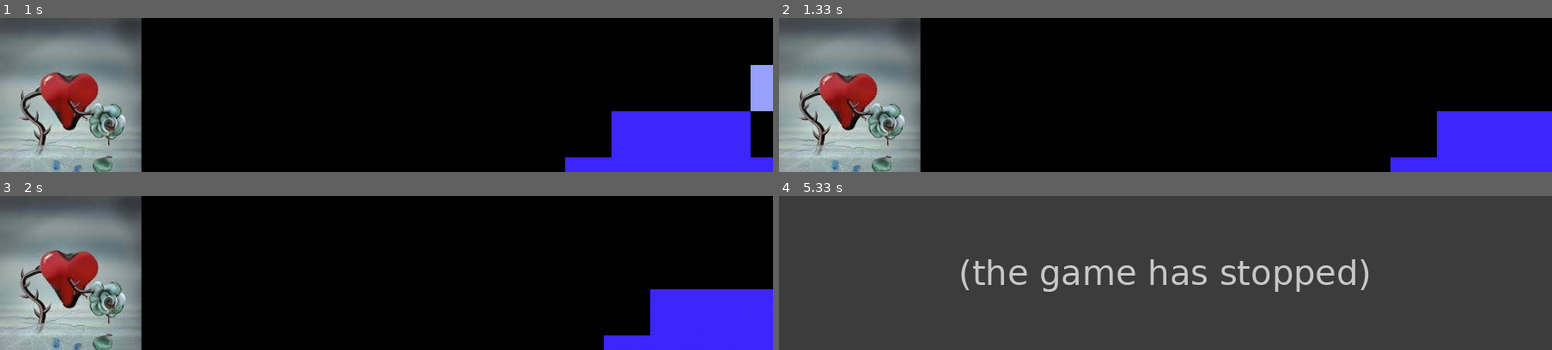
Above: before the commit, frames 1-4 (two rows, left to right).
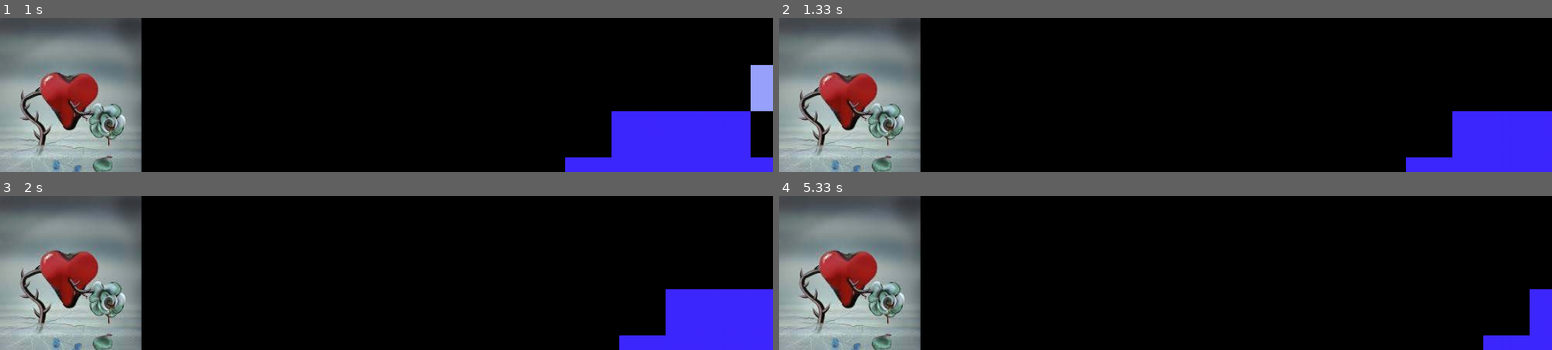
Above: after the commit, the same moments.

Repository: integrate/pygame_wrap1
Game: pygame game, started from __main__.py
Two runs of this game, one before a commit and one after it. Both use one fixed random seed, a clock stepped at 60 frames per second and the inputs below.
Inputs:
- Up to frame 1 (1 s): tap Space at 0.33 s; hold Right from 0.67 s (still down)
- Up to frame 2 (1.33 s): release Right at 1.13 s; hold Right from 1.17 s (still down)
- Up to frame 3 (2 s): release Right at 1.63 s; hold Left from 1.67 s (still down)
- Up to frame 4 (5.33 s): release Left at 2.2 s; hold Left 2.23-2.63 s; tap Space at 2.67 s; hold Right 3-3.63 s; hold Left 3.67-4.13 s; hold Right 4.17-4.63 s; hold Right 4.67-5.13 s; hold Left from 5.17 s (still down)

Frame 1 is identical in both runs. In frame 2, 0.8% of the frame differs, in the area x 79-88%, y 60-100%; in frame 3, 0.8%; in frame 4, 98%, in the area x 0-100%, y 0-100%.
Error before the commit: ValueError: list.remove(x): x not in list (event_id_pool.py line 27); the game stopped at 5.02 s (later frames are placeholders)

Commit message:
timers finished

Diff:
--- a/__main__.py
+++ b/__main__.py
@@ -16,7 +16,7 @@
     sprite.move_sprite_by(-10, 0)
 
 def on_space_clicked(key, unicode, **kwargs):
-    pass
+    event.stop_listening(sec_id2)
 
 def on_close(**kwargs):
     print("goodbye")
@@ -35,4 +35,5 @@
 sec_id1 = event.on_timout(1000, 0, on_sec1)
 sec_id2 = event.on_timout(1000, 5, on_sec2)
 
+
 app.start()
--- a/event_generator.py
+++ b/event_generator.py
@@ -1,4 +1,4 @@
-import pygame
+import pygame, gc
 import condition_checker, event_id_pool, environ_data, event, timer
 
 PYGAME_EVENT_TYPES_TO_PROCESS = [
@@ -38,8 +38,13 @@
         return t
 
     def _clean_timers(self):
-
-        pass#TODO clean timers
+        # finish and remove timers without refs
+        for tid in self._timers.copy():
+            t = self._timers[tid]
+            rc = len(gc.get_referrers(t))
+            if rc<=2:
+                del self._timers[tid]
+                t.finish()
 
     def start_event_notification(self,
                                  delay=None, count=0,
@@ -66,8 +71,8 @@
         return event_type.id
 
     def stop_event_notification(self, event_type_id):
-        if event_type_id in self._event_types:
-            del self._event_types[event_type_id]
+        #remove event types with id
+        self._event_types = {eid:ev for (eid,ev) in self._event_types.items() if eid!=event_type_id}
 
         self._clean_timers()
 
--- a/event_id_pool.py
+++ b/event_id_pool.py
@@ -24,7 +24,7 @@
         return id
 
     def free_id(self, id):
-        self._busy_ids.remove(id)#TODO найти все remove и добавить проверки на существование
+        self._busy_ids = [el for el in self._busy_ids if el != id]
         if id not in self._free_ids:
             self._free_ids.append(id)
 
@@ -60,7 +60,7 @@
 
     def get_id(self):
         self._last_used_id += 1
-        assert self._last_used_id<=pygame.NUMEVENTS, "Pygame event id overload!"
+        assert self._last_used_id <= pygame.NUMEVENTS, "Pygame event id overload!"
         return self._last_used_id
 
 
--- a/message_broker.py
+++ b/message_broker.py
@@ -9,12 +9,10 @@
             self._subscribers.append(subscriber)
 
     def ubsubscribe(self, subscriber):
-        self._subscribers.remove(subscriber)
+        self._subscribers =[el for el in self._subscribers if el is not subscriber]
 
     def ubsubscribe_by_event_type_id(self, event_type_id):
-        for sub in self._subscribers.copy():
-            if sub.event_type_id == event_type_id:
-                self._subscribers.remove(sub)
+        self._subscribers =[el for el in self._subscribers if el.event_type_id != event_type_id]
 
     def notify(self, event):
         for sub in self._subscribers:
--- a/timer.py
+++ b/timer.py
@@ -47,6 +47,7 @@
 
     def get_state(self):
         return self._state
+
     def get_pygame_event_id(self):
         return self._pygame_event_id
 
@@ -60,7 +61,7 @@
 
     def off(self):
         self._active_is_on = False
-        if self.count!=0 and self._real_count>=self.count:
+        if self.count != 0 and self._real_count >= self.count:
             self.finish()
 
     def confirms(self):
